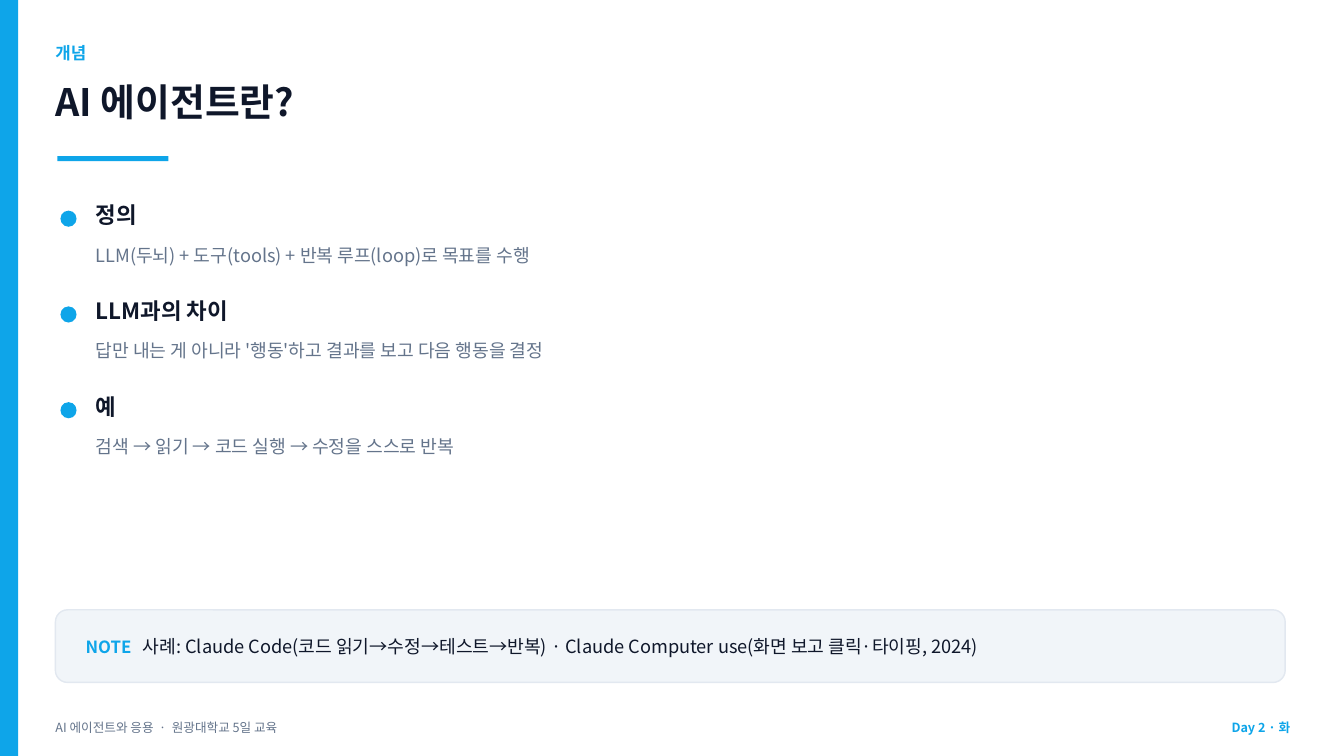
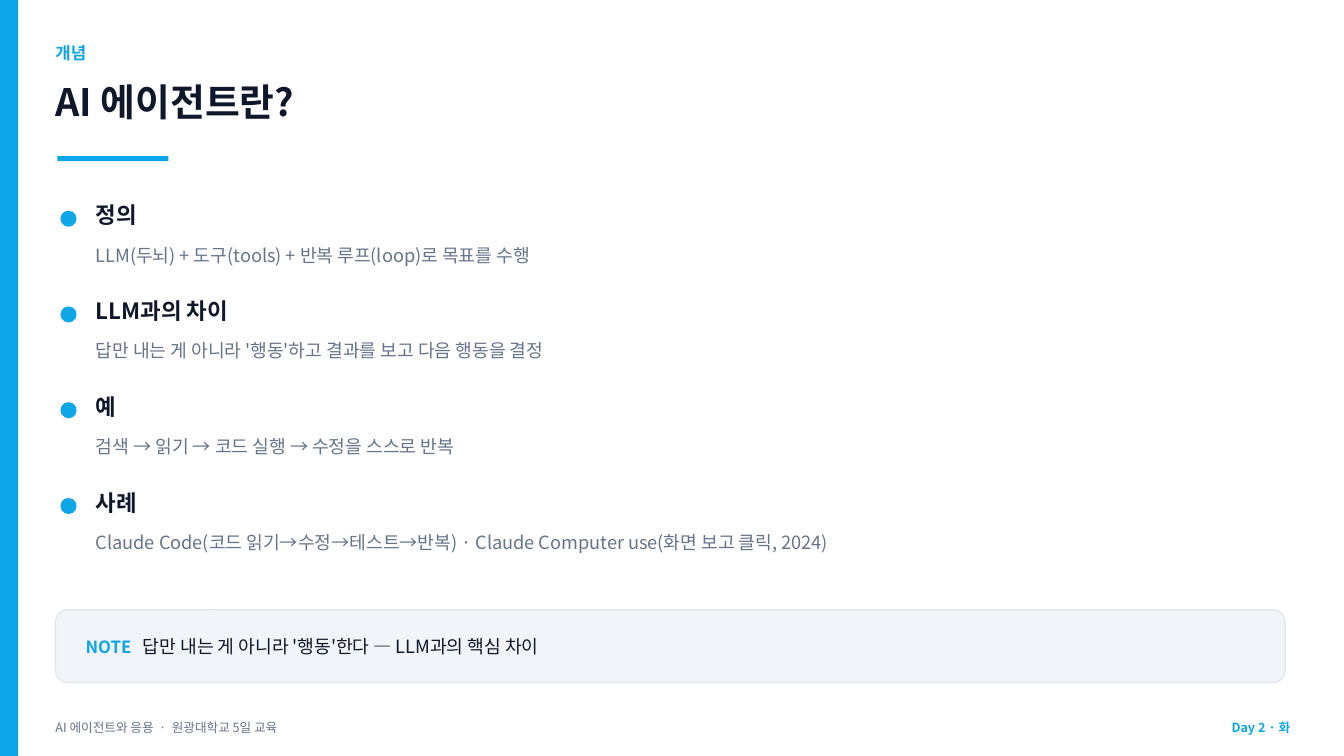
Before and after one commit to jyshin-22/wku-ai-agent-program, a slide deck: slide 7 of slides/day2.pptx. Drawn at 1344x756 pixels with LibreOffice and Linux fonts; fonts in the diff are those of the drawing. Boxes give left, top, right and bottom in pixels: in the first picture for what was removed or moved away, otherwise in the second. Text is boxed around its words. In the diff, an @@ line names an element or a change of style, - is before the commit and + after.

```diff
--- a/slides/day2.pptx
+++ b/slides/day2.pptx
@@ ellipse added at (60, 498, 77, 514), fill #0EA5E9 @@
@@ text added at (96, 492, 137, 513), 16 pt, text #0F172A, bold @@
+사례
@@ text at (96, 534, 827, 553): text changed; text colour #0F172A to #64748B @@
-NOTE 사례: Claude Code(코드 읽기→수정→테스트→반복) · Claude Computer use(화면 보고 클릭·타이핑, 2024)
+Claude Code(코드 읽기→수정→테스트→반복) · Claude Computer use(화면 보고 클릭, 2024)
@@ text "Claude Code(코드 읽기→수정→테스트→반복) · Claude ..." at (96, 534, 827, 553): vertical alignment middle to top @@
@@ text added at (86, 638, 538, 655), 13 pt, text #0F172A @@
+NOTE 답만 내는 게 아니라 '행동'한다 — LLM과의 핵심 차이
```
Also in this commit, not shown: 8 other slides changed, 8 slides added, 8 other files.
